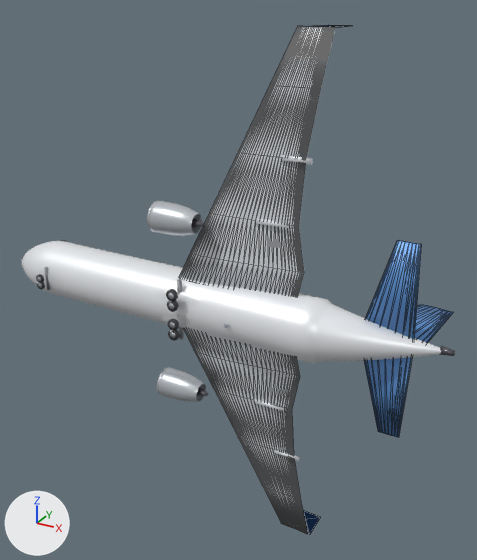
The glTF model public/models/a318.glb as it was, and as the next commit left it.
One viewpoint serves both versions: a 50 mm camera at (21.0, -33.2, 18.8) aimed at (1.2, 2.8, 0.8). Arrows for +X, +Y and +Z are at lower left; the lights stay in place. The picture after the commit comes second. Mesh edges are drawn as thin lines on the coarser meshes. Where no turn or scale is listed for an object, it has been applied to the vertices.

Objects in the first picture: 'BellyFairing', 'Fin', 'Fuselage', 'HStab_L', 'HStab_R', 'Nacelle_-1_0', 'Nacelle_1_0', 'Wing_L', 'Wing_R' and 19 more.
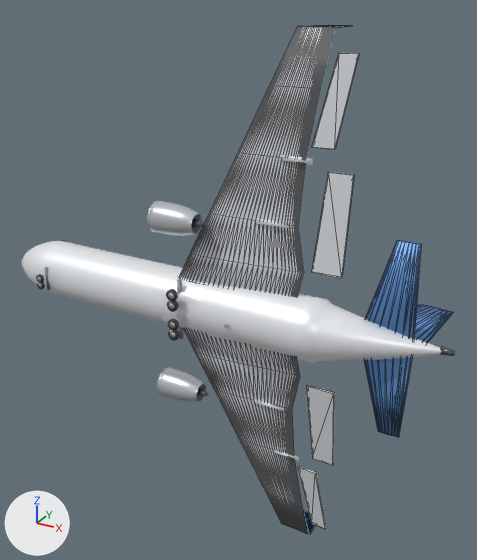
Boxes (x1, y1, x2, y2) around the edits, measured in the pictures (477 x 560 px):
'Flap_R', added
    after: (312, 172, 354, 278)
'Aileron_R', added
    after: (312, 53, 359, 150)
'Flap_L', added
    after: (307, 385, 334, 465)
'Aileron_L', added
    after: (298, 466, 326, 529)

The change, as a diff of the scene's bpy script:
```diff
--- a/public/models/a318.glb.py
+++ b/public/models/a318.glb.py
@@ me_aileron_r @@
+me_aileron_r.from_pydata([(-0.53, -0.15, -2.46), (0.53, 0.32, 2.46), (1.58, 0.32, 2.46), (0.78, -0.15, -2.46), (-0.53, -0.32, -2.46), (0.53, 0.15, 2.46), (1.58, 0.15, 2.46), (0.78, -0.32, -2.46)], [], [(0, 1, 2), (0, 2, 3), (7, 6, 5), (7, 5, 4), (0, 4, 5), (0, 5, 1), (1, 5, 6), (1, 6, 2), (2, 6, 7), (2, 7, 3), (3, 7, 4), (3, 4, 0)])
+me_aileron_r.materials.append(mat_hd_wing)  # white #eaedf2
@@ me_flap_r @@
+me_flap_r.from_pydata([(-0.22, -0.2, -2.92), (0.22, 0.36, 2.92), (1.65, 0.36, 2.92), (1.58, -0.2, -2.92), (-0.22, -0.36, -2.92), (0.22, 0.2, 2.92), (1.65, 0.2, 2.92), (1.58, -0.36, -2.92)], [], [(0, 1, 2), (0, 2, 3), (7, 6, 5), (7, 5, 4), (0, 4, 5), (0, 5, 1), (1, 5, 6), (1, 6, 2), (2, 6, 7), (2, 7, 3), (3, 7, 4), (3, 4, 0)])
+me_flap_r.materials.append(mat_hd_wing)  # white #eaedf2
@@ me_aileron_l @@
+me_aileron_l.from_pydata([(-0.53, -0.15, 2.46), (0.53, 0.32, -2.46), (1.58, 0.32, -2.46), (0.78, -0.15, 2.46), (-0.53, -0.32, 2.46), (0.53, 0.15, -2.46), (1.58, 0.15, -2.46), (0.78, -0.32, 2.46)], [], [(0, 3, 2), (0, 2, 1), (7, 4, 5), (7, 5, 6), (0, 1, 5), (0, 5, 4), (1, 2, 6), (1, 6, 5), (2, 3, 7), (2, 7, 6), (3, 0, 4), (3, 4, 7)])
+me_aileron_l.materials.append(mat_hd_wing)  # white #eaedf2
@@ me_flap_l @@
+me_flap_l.from_pydata([(-0.22, -0.2, 2.92), (0.22, 0.36, -2.92), (1.65, 0.36, -2.92), (1.58, -0.2, 2.92), (-0.22, -0.36, 2.92), (0.22, 0.2, -2.92), (1.65, 0.2, -2.92), (1.58, -0.36, 2.92)], [], [(0, 3, 2), (0, 2, 1), (7, 4, 5), (7, 5, 6), (0, 1, 5), (0, 5, 4), (1, 2, 6), (1, 6, 5), (2, 3, 7), (2, 7, 6), (3, 0, 4), (3, 4, 7)])
+me_flap_l.materials.append(mat_hd_wing)  # white #eaedf2
@@ ob_aileron_r @@
+ob_aileron_r = bpy.data.objects.new('Aileron_R', me_aileron_r)
+ob_aileron_r.location = (7.66, 0.69, 13.37)
@@ ob_flap_r @@
+ob_flap_r = bpy.data.objects.new('Flap_R', me_flap_r)
+ob_flap_r.location = (7.98, 0.05, 6.76)
@@ ob_aileron_l @@
+ob_aileron_l = bpy.data.objects.new('Aileron_L', me_aileron_l)
+ob_aileron_l.location = (7.66, 0.69, -13.37)
@@ ob_flap_l @@
+ob_flap_l = bpy.data.objects.new('Flap_L', me_flap_l)
+ob_flap_l.location = (7.98, 0.05, -6.76)
```
